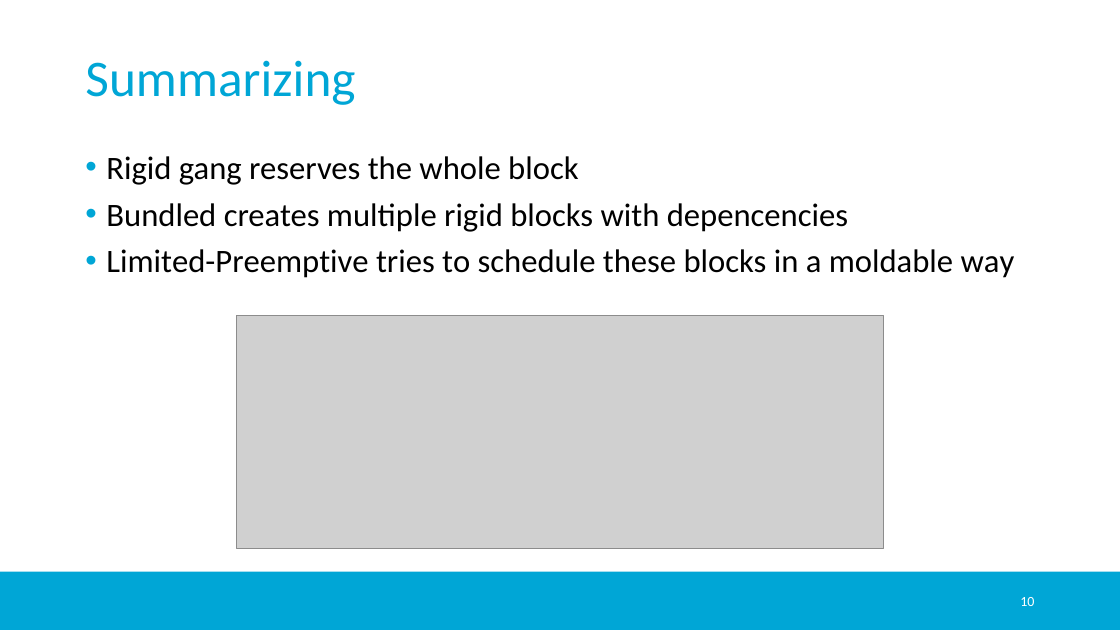
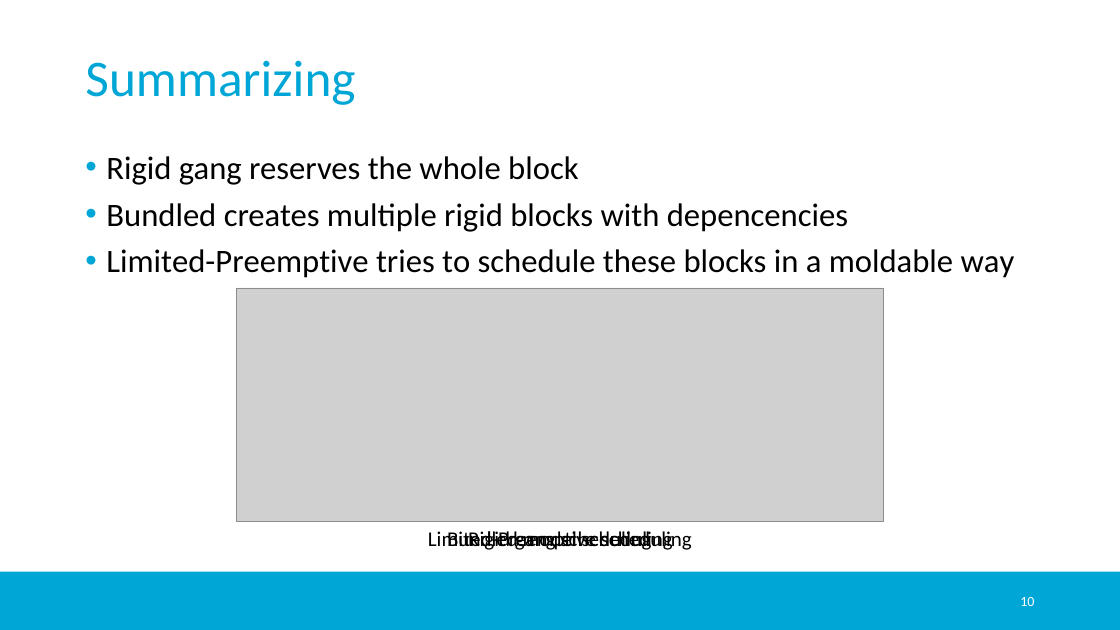
Before and after one commit to jmigual/APATeoria, a slide deck: slide 10 of Notes/TFM_presentations/2020_02_24_v2/2020_02_24_v2.pptx. Drawn at 1120x630 pixels with LibreOffice and Linux fonts; fonts in the diff are those of the drawing; grey boxes stand for pictures; background and template pictures are left out. Boxes give left, top, right and bottom in pixels: in the first picture for what was removed or moved away, otherwise in the second. Text is boxed around its words. In the diff, an @@ line names an element or a change of style, - is before the commit and + after.

Commit message:
Added more slides

```diff
--- a/Notes/TFM_presentations/2020_02_24_v2/2020_02_24_v2.pptx
+++ b/Notes/TFM_presentations/2020_02_24_v2/2020_02_24_v2.pptx
@@ picture: place and size @@
-picture at box(237, 315, 884, 549)
+picture at box(237, 288, 884, 522)
@@ text added at box(428, 531, 692, 550), 18 pt, text #000000 @@
+Limited-Preemptive scheduling
@@ text added at box(447, 531, 673, 550), 18 pt, text #000000 @@
+Bundled model scheduling
@@ text added at box(468, 531, 651, 550), 18 pt, text #000000 @@
+Rigid gang scheduling
```
Also in this commit, not shown: 10 slides added.
